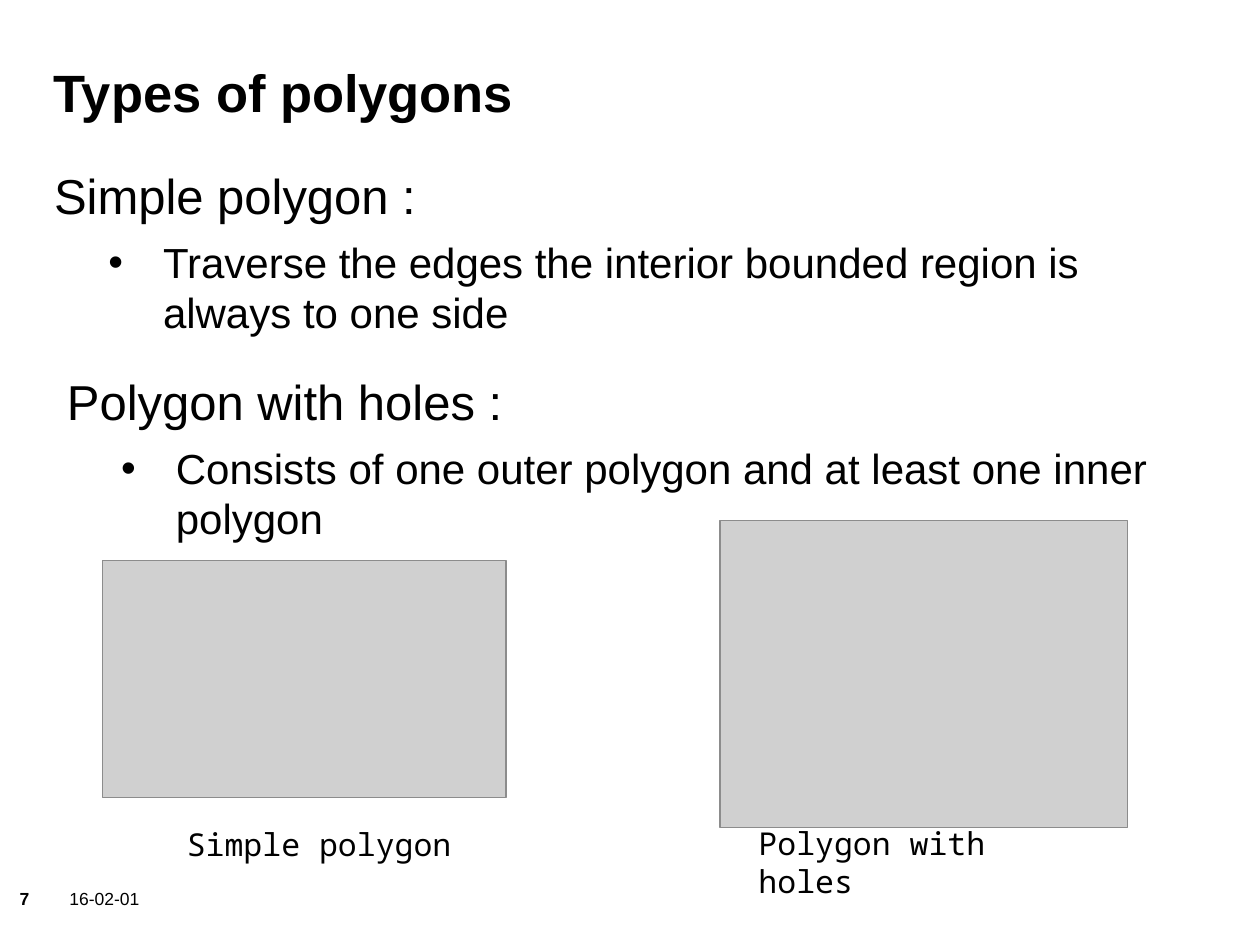
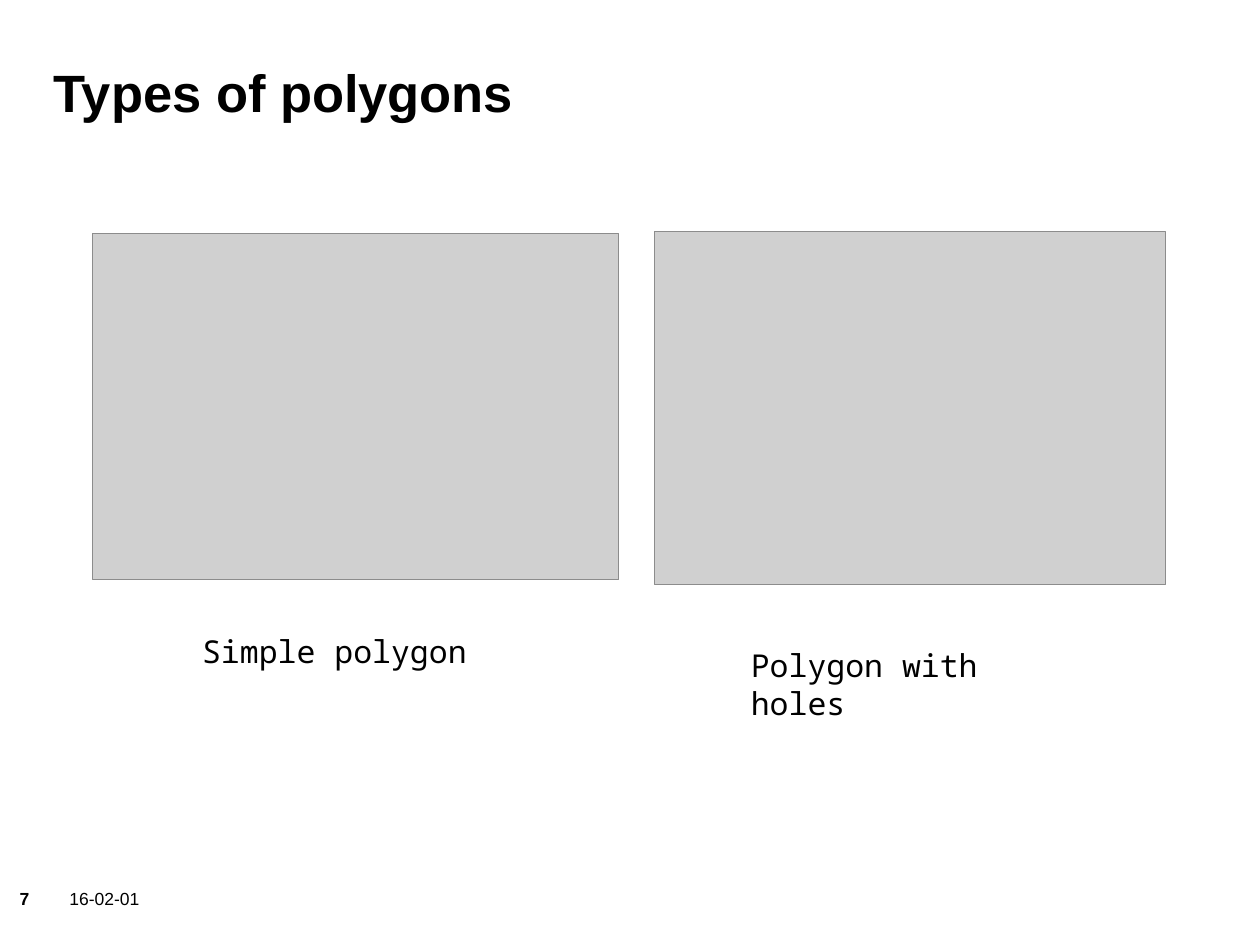
Before and after one commit to sgraf812/compgeom15, a slide deck: slide 7 of presentation/Presentation.pptx. Drawn at 1260x945 pixels with LibreOffice and Linux fonts; fonts in the diff are those of the drawing; grey boxes stand for pictures; background and template pictures are left out. Boxes give left, top, right and bottom in pixels: in the first picture for what was removed or moved away, otherwise in the second. Text is boxed around its words. In the diff, an @@ line names an element or a change of style, - is before the commit and + after.

```diff
--- a/presentation/Presentation.pptx
+++ b/presentation/Presentation.pptx
@@ text removed at [54,178,1078,337] @@
-Simple polygon :
-  • Traverse the edges the interior bounded region is always to one side
@@ picture added at [93,233,620,580] @@
@@ picture added at [654,232,1166,585] @@
@@ text removed at [67,384,1146,543] @@
-Polygon with holes :
-  • Consists of one outer polygon and at least one inner polygon
@@ picture removed at [719,520,1126,827] @@
@@ picture removed at [103,561,507,798] @@
@@ text "Simple polygon": place and size @@
-text "Simple polygon" at [187,832,451,864]
+text "Simple polygon" at [202,639,466,671]
@@ text "Polygon with holes" rewrapped from [758,826,986,894] to [751,653,978,716] @@
```
Also in this commit, not shown: 6 other slides changed, 1 slide removed, 1 other file.
